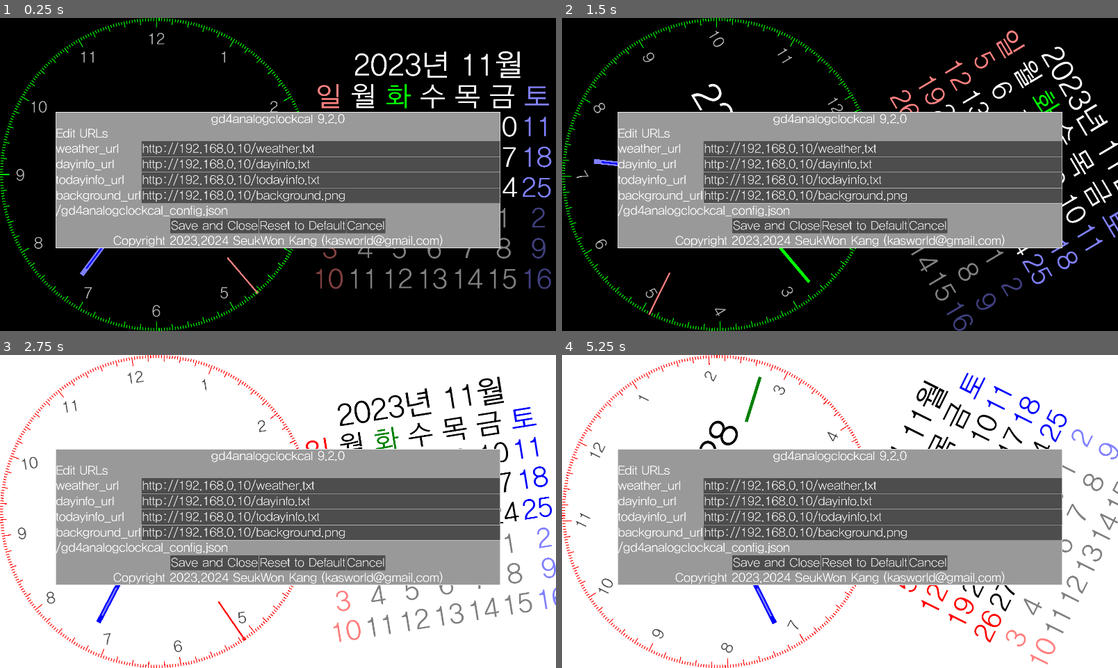
Above: before the commit, frames 1-4 (two rows, left to right).
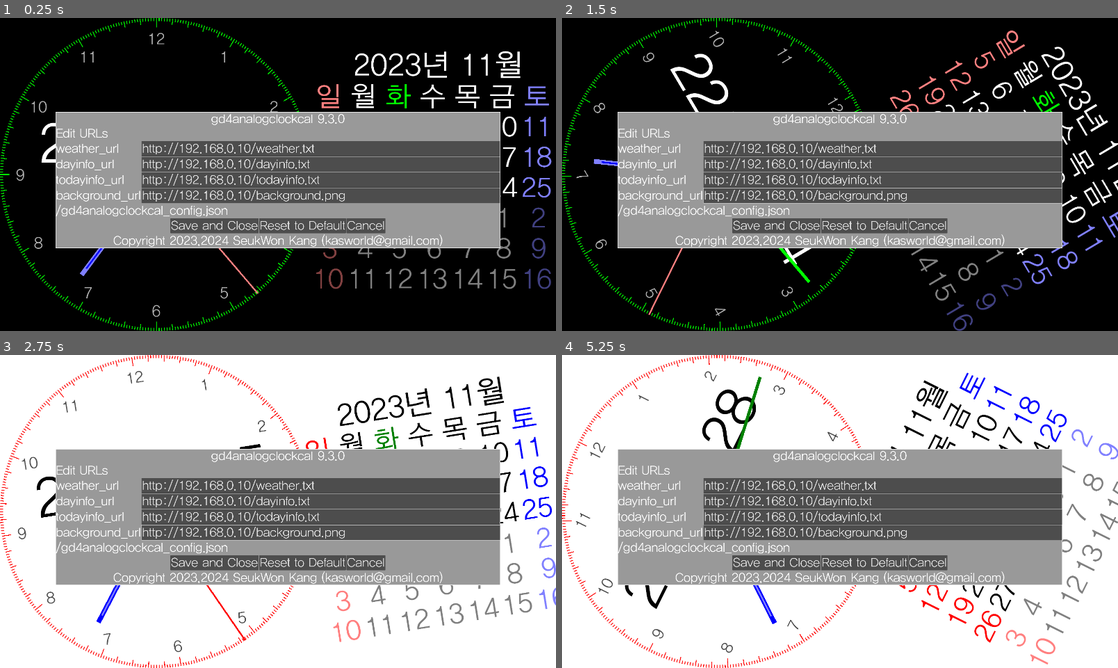
Above: after the commit, the same moments.

Repository: kasworld/gd4analogclockcal
Game: Godot game, scene res://main.tscn
Same seed, same stepped clock (60 frames per second), same inputs: the game is played once before the commit and once after it.
Inputs (mouse positions are in pixels of both pictures, inside the frame that each line leads up to):
- Up to frame 1 (0.25 s): no input
- Up to frame 2 (1.5 s): tap Enter at 0.5, 0.6, 1.35 s; move the mouse to (962, 158) at 0.52 s; click (962, 158) at 0.67 s; move the mouse to (728, 190) at 1.27 s; click (728, 190) at 1.42 s
- Up to frame 3 (2.75 s): move the mouse to (333, 442) at 2.02 s; tap Enter at 2.1 s; click (333, 442) at 2.17 s
- Up to frame 4 (5.25 s): move the mouse to (812, 574) at 2.77 s; tap Enter every 0.75 s from 2.85 to 5.1 s; click (812, 574) at 2.92 s; move the mouse to (1006, 558) at 3.52 s; click (1006, 558) at 3.67 s; move the mouse to (673, 464) at 4.27 s; click (673, 464) at 4.42 s; move the mouse to (867, 511) at 5.02 s; click (867, 511) at 5.17 s

The runs differ from the first frame. In frame 1, 0.1% of the frame differs, in the area x 7-61%, y 30-77%; in frame 2, 0.6%; in frame 3, 0.2%; in frame 4, 0.8%, in the area x 11-61%, y 10-82%.
Error in both runs: Attempt to call function 'store_line' in base 'null instance' on a null instance. (res://global/config.gd:13)

Commit message:
arrange analog clock

Diff:
--- a/analog_clock/analog_clock.gd
+++ b/analog_clock/analog_clock.gd
@@ -7,20 +7,20 @@
 	$AnalogDialHour.init(r)
 	var hands_param = [
 		# hands type, color key, from, to , width : ratio of clock_R
-		[AnalogHands.HandType.Hour, "hour1", 0.5,0.8,0.03],
-		[AnalogHands.HandType.Hour, "hour2", 0.55,0.75,0.01],
-		[AnalogHands.HandType.Minute, "minute", 0.6,0.9,0.02],
-		[AnalogHands.HandType.Second, "second", 0.7,1.0,0.01],
+		[AnalogHands.HandType.Hour, "hour1", 0.1,0.8,0.03],
+		[AnalogHands.HandType.Hour, "hour2", 0.15,0.75,0.01],
+		[AnalogHands.HandType.Minute, "minute", 0.1,0.9,0.02],
+		[AnalogHands.HandType.Second, "second", 0.1,1.0,0.01],
 	]
 	$AnalogHands.init(r,tz_s, hands_param, false)
 
 	var co = Global2d.colors.timelabel
 	$LabelTime.position = Vector2(-r/3.0,-r*0.3)
-	$LabelTime.label_settings = Global2d.make_label_setting(r/4, co)
+	$LabelTime.label_settings = Global2d.make_label_setting(r*0.35, co)
 
 	co = Global2d.colors.infolabel
-	$LabelInfo.position = Vector2(-r/2.0,r*0.1)
-	$LabelInfo.label_settings = Global2d.make_label_setting(r/8, co)
+	$LabelInfo.position = Vector2(-r*0.6,r*0.05)
+	$LabelInfo.label_settings = Global2d.make_label_setting(r*0.15, co)
 
 	info_text = InfoText.new()
 	add_child(info_text)
--- a/main.gd
+++ b/main.gd
@@ -12,7 +12,7 @@
 	"background_url",
 	]
 var config = {
-	"version" : "gd4analogclockcal 9.2.0",
+	"version" : "gd4analogclockcal 9.3.0",
 	"weather_url" : "http://192.168.0.10/weather.txt",
 	"dayinfo_url" : "http://192.168.0.10/dayinfo.txt",
 	"todayinfo_url" : "http://192.168.0.10/todayinfo.txt",
